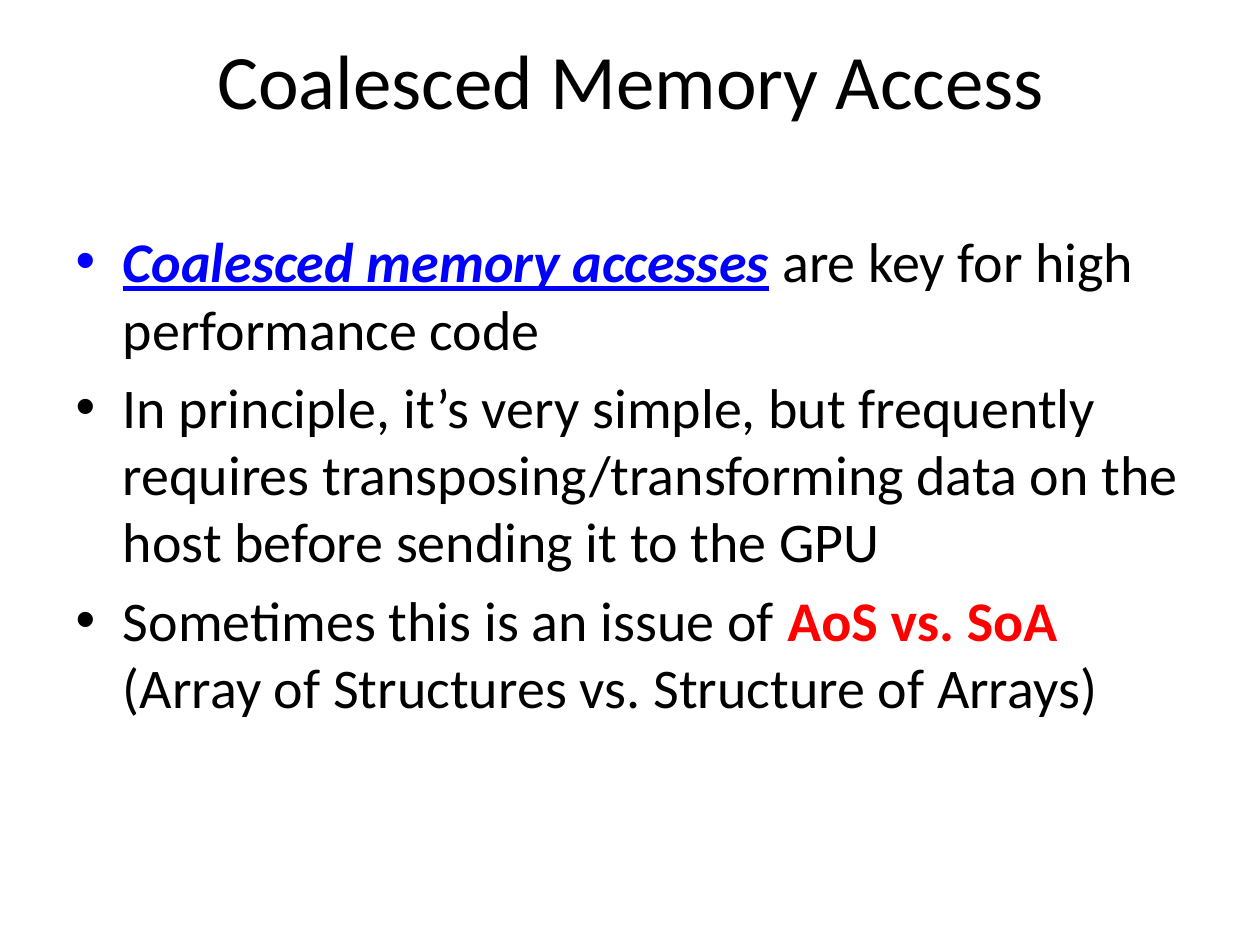
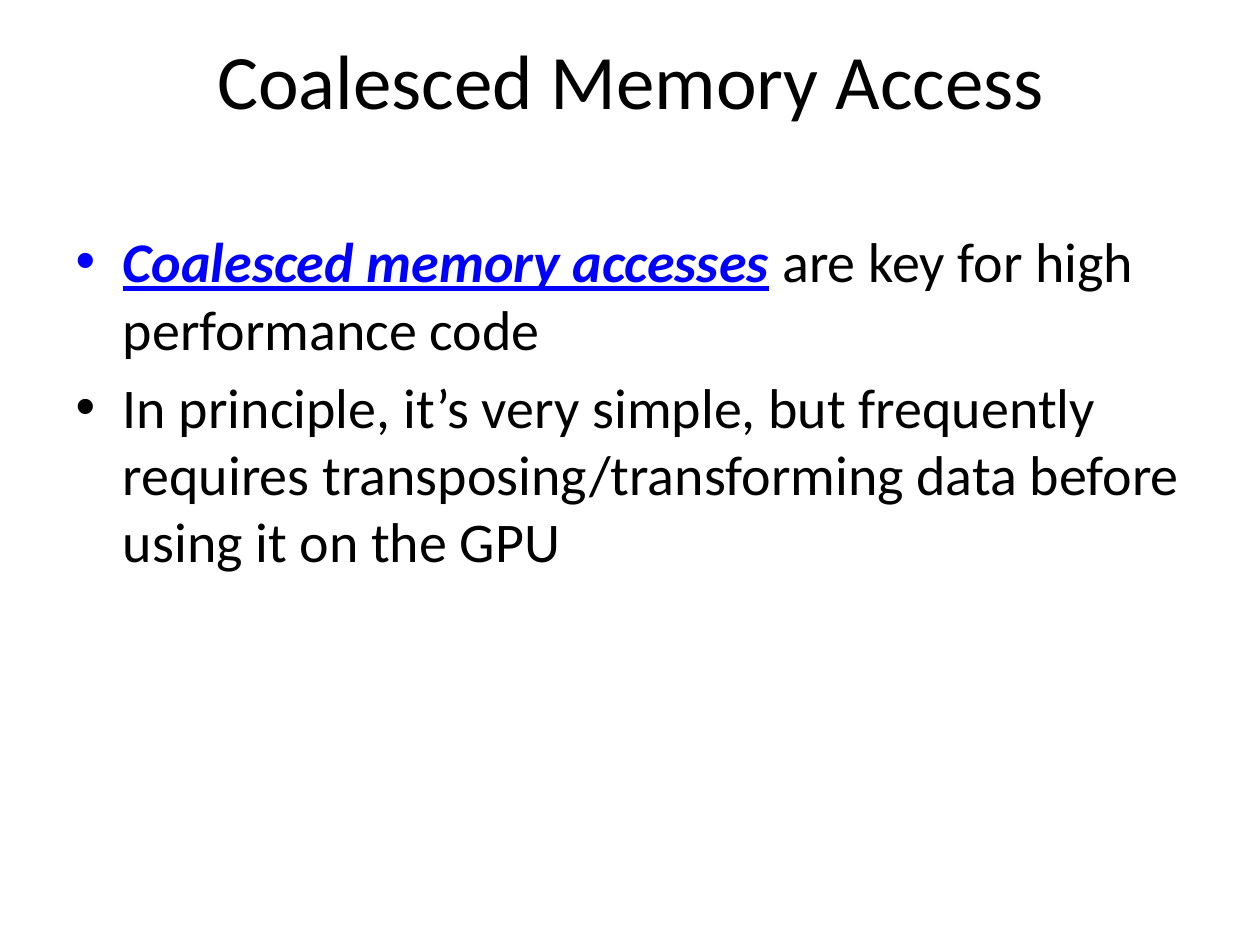
Before and after one commit to UoB-HPC/opencl-training-code, a slide deck: slide 47 of slides/advanced_part3.pptx. Drawn at 1260x945 pixels with LibreOffice and Linux fonts; fonts in the diff are those of the drawing. Boxes give left, top, right and bottom in pixels: in the first picture for what was removed or moved away, otherwise in the second. Text is boxed around its words. In the diff, an @@ line names an element or a change of style, - is before the commit and + after.

```diff
--- a/slides/advanced_part3.pptx
+++ b/slides/advanced_part3.pptx
@@ text at box(123, 388, 1179, 572): text changed @@
-• In principle, it’s very simple, but frequently requires transposing/transforming data on the host before sending it to the GPU
-• Sometimes this is an issue of AoS vs. SoA (Array of Structures vs. Structure of Arrays)
+• In principle, it’s very simple, but frequently requires transposing/transforming data before using it on the GPU
```
Also in this commit, not shown: 3 other slides changed.
